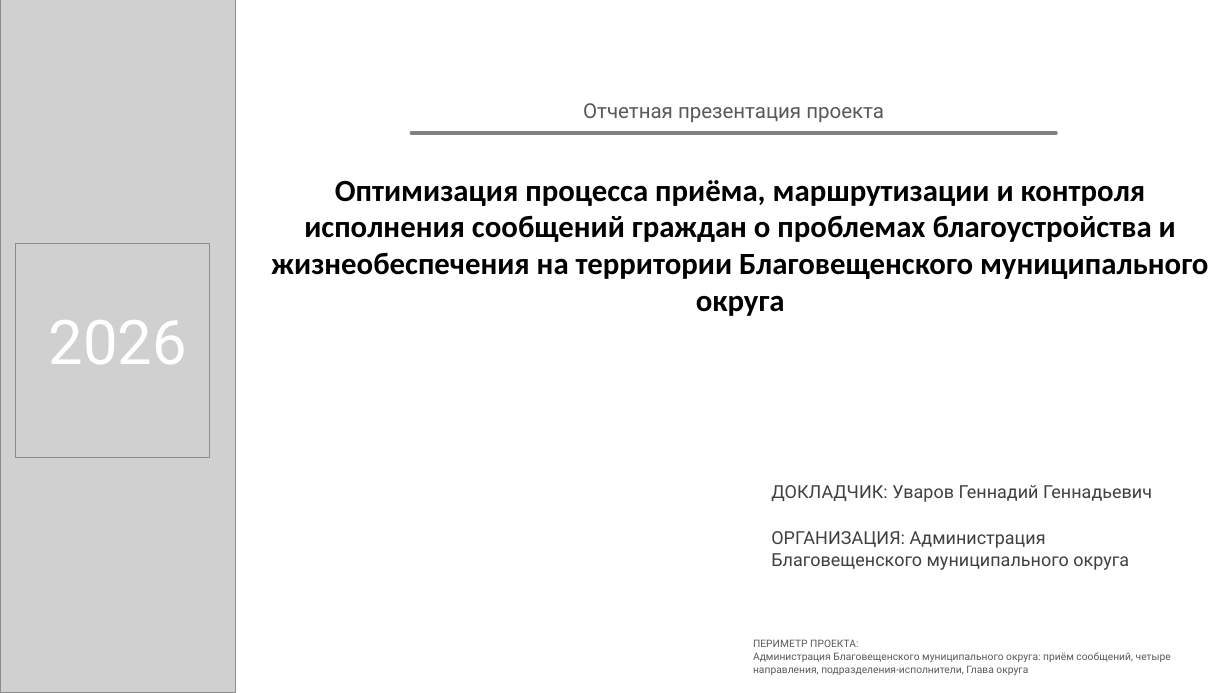
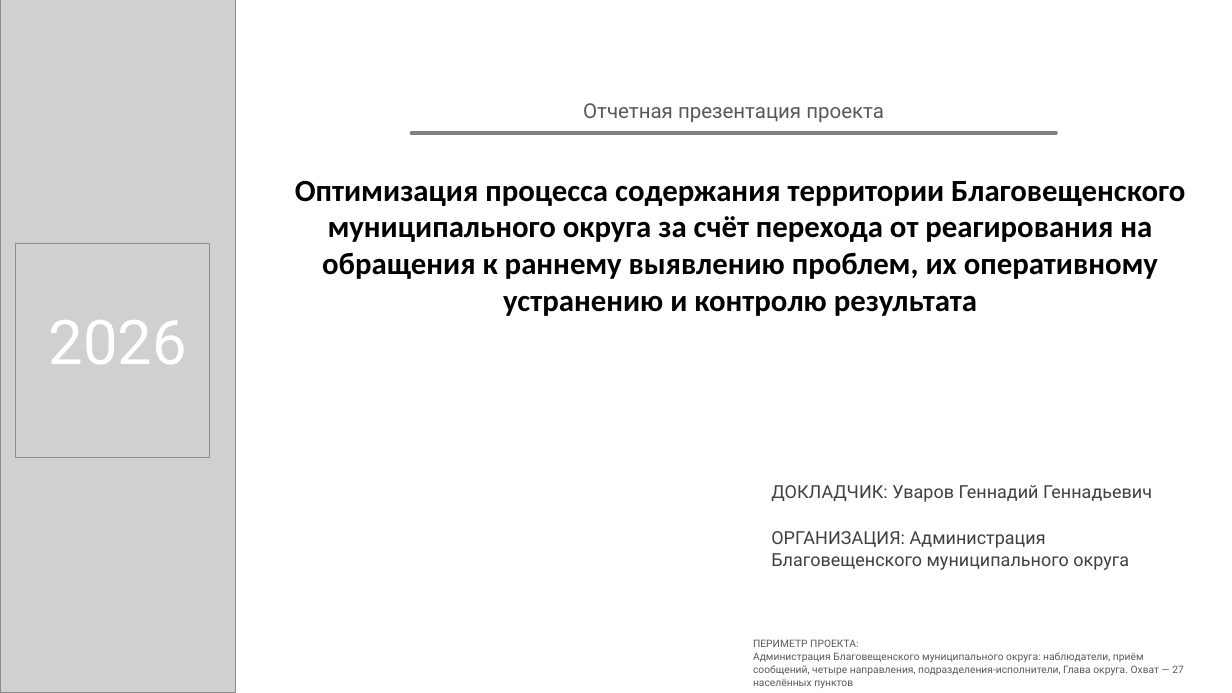
Before and after one commit to NiceGenn/Team-28-progress, a slide deck: slide 1 of файлы/prezentaciya-chernovik.pptx. Drawn at 1232x693 pixels with LibreOffice and Linux fonts; fonts in the diff are those of the drawing; grey boxes stand for pictures. Boxes give left, top, right and bottom in pixels: in the first picture for what was removed or moved away, otherwise in the second. Text is boxed around its words. In the diff, an @@ line names an element or a change of style, - is before the commit and + after.

```diff
--- a/файлы/prezentaciya-chernovik.pptx
+++ b/файлы/prezentaciya-chernovik.pptx
@@ text at <box>295,180,1185,316</box>: text changed @@
-Оптимизация процесса приёма, маршрутизации и контроля исполнения сообщений граждан о проблемах благоустройства и жизнеобеспечения на территории Благовещенского муниципального округа
+Оптимизация процесса содержания территории Благовещенского муниципального округа за счёт перехода от реагирования на обращения к раннему выявлению проблем, их оперативному устранению и контролю результата
@@ text at <box>753,652,1184,688</box>: text changed @@
-Администрация Благовещенского муниципального округа: приём сообщений, четыре направления, подразделения-исполнители, Глава округа
+Администрация Благовещенского муниципального округа: наблюдатели, приём сообщений, четыре направления, подразделения-исполнители, Глава округа. Охват — 27 населённых пунктов
```
Also in this commit, not shown: 11 other slides changed, 23 other files.
